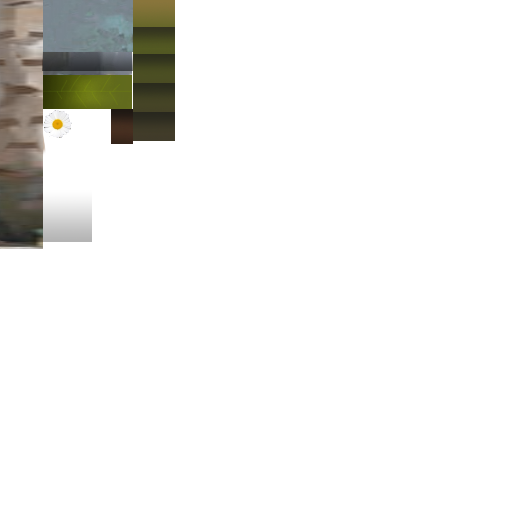
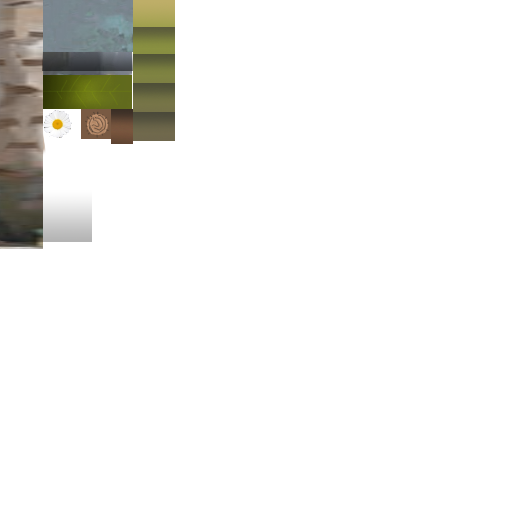
Before/after of a w=512, h=512 layered artwork. What changed in the layer stack:
painted on "Layer 12 copy 4" over [81, 109, 111, 139]
